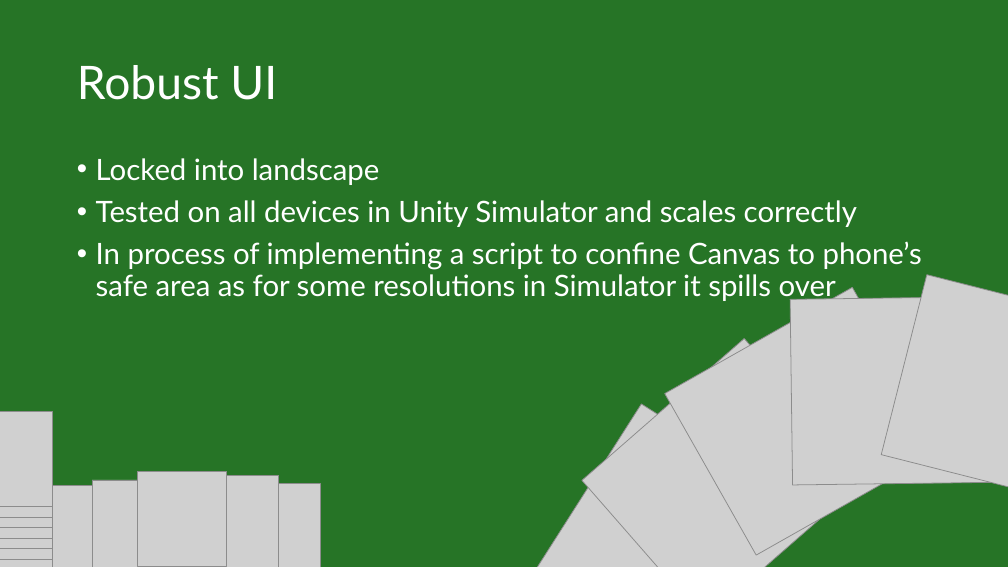
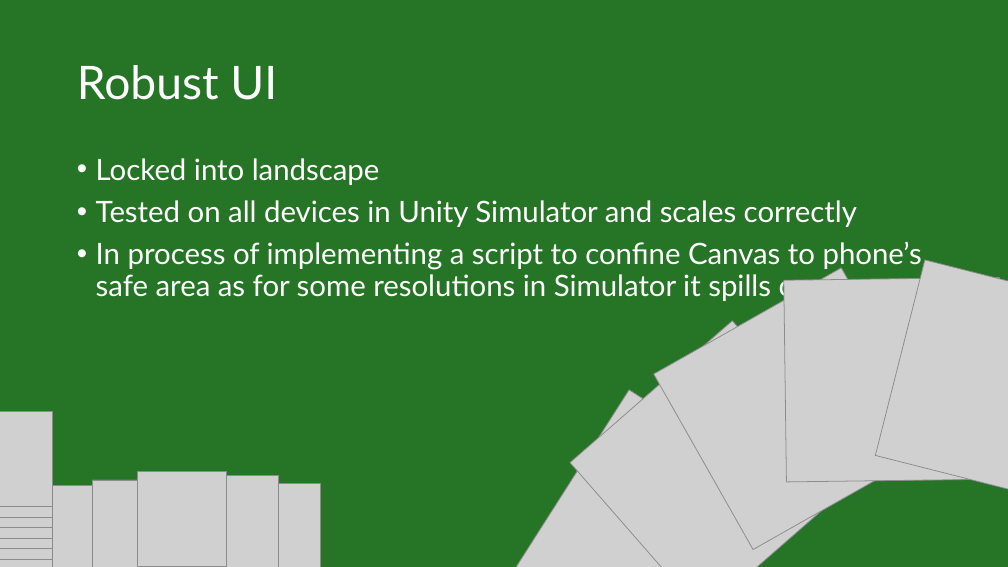
Before and after one commit to IsabelHampton/bluffs-and-bribes, a slide deck: slide 10 of Docs/Bluffs & Bribes Pitch.pptx. Drawn at 1008x567 pixels with LibreOffice and Linux fonts; fonts in the diff are those of the drawing; grey boxes stand for pictures. Boxes give left, top, right and bottom in pixels: in the first picture for what was removed or moved away, otherwise in the second. Text is boxed around its words. In the diff, an @@ line names an element or a change of style, - is before the commit and + after.

```diff
--- a/Docs/Bluffs & Bribes Pitch.pptx
+++ b/Docs/Bluffs & Bribes Pitch.pptx
@@ picture: place and size @@
-picture at <box>665,287,944,555</box>
+picture at <box>654,268,941,550</box>
@@ picture: place and size @@
-picture at <box>881,275,1008,508</box>
+picture at <box>875,260,1008,509</box>
@@ picture: place and size @@
-picture at <box>791,297,1008,485</box>
+picture at <box>784,278,1002,482</box>
@@ picture: place and size @@
-picture at <box>582,338,866,567</box>
+picture at <box>570,321,866,567</box>
@@ picture: place and size @@
-picture at <box>526,404,798,567</box>
+picture at <box>513,390,799,567</box>
```
Also in this commit, not shown: 6 other slides changed, 18 other files.
